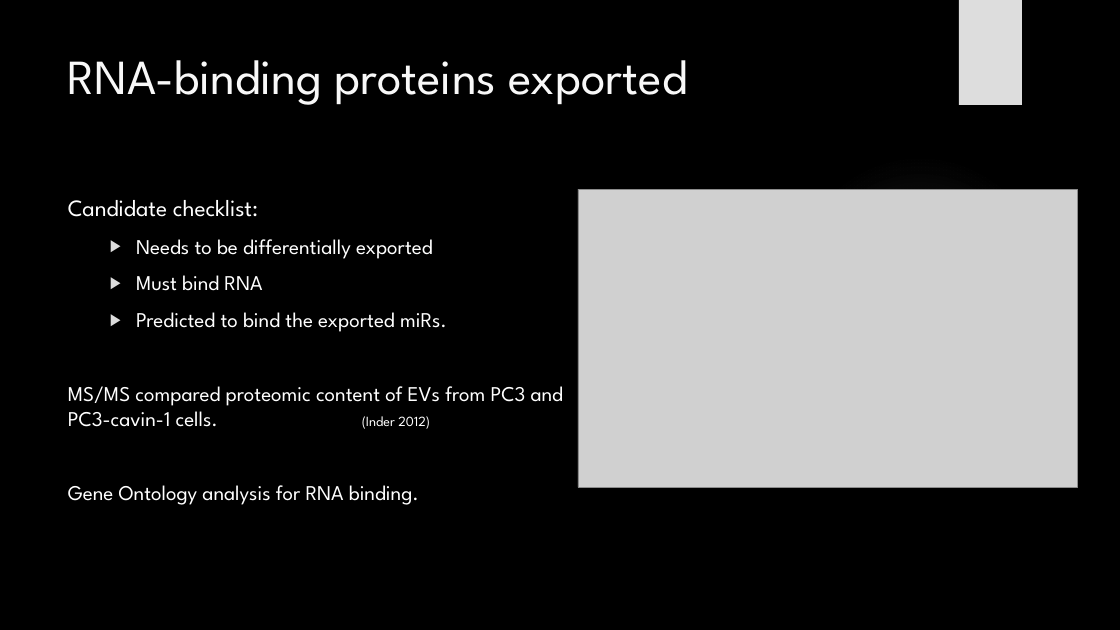
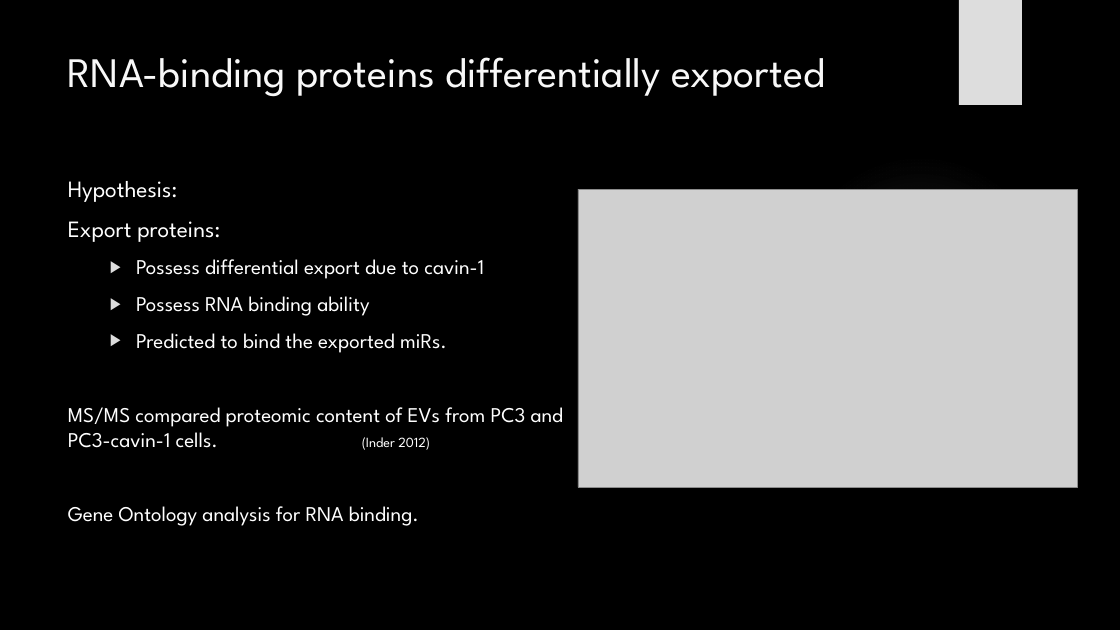
Before and after one commit to HarleyRobinson/Honours2, a slide deck: slide 14 of BackgroundInfo/CollCompBiol.pptx. Drawn at 1120x630 pixels with LibreOffice and Linux fonts; fonts in the diff are those of the drawing; grey boxes stand for pictures; background and template pictures are left out. Boxes give left, top, right and bottom in pixels: in the first picture for what was removed or moved away, otherwise in the second. Text is boxed around its words. In the diff, an @@ line names an element or a change of style, - is before the commit and + after.

```diff
--- a/BackgroundInfo/CollCompBiol.pptx
+++ b/BackgroundInfo/CollCompBiol.pptx
@@ title at box(68, 57, 824, 97): text changed; size 42 to 36 pt @@
-RNA-binding proteins exported
+RNA-binding proteins differentially exported
@@ text "Hypothesis:": place and size @@
-text "Hypothesis:" at box(68, 200, 564, 505)
+text "Hypothesis:" at box(68, 181, 564, 526)
@@ text at box(68, 181, 484, 316): text changed @@
-Candidate checklist:
-  ▶ Needs to be differentially exported
-  ▶ Must bind RNA
+Hypothesis:
+Export proteins:
+  ▶ Possess differential export due to cavin-1
+  ▶ Possess RNA binding ability
```
Also in this commit, not shown: 13 other slides changed, 2 slides added, 2 slides removed, 15 other files.
